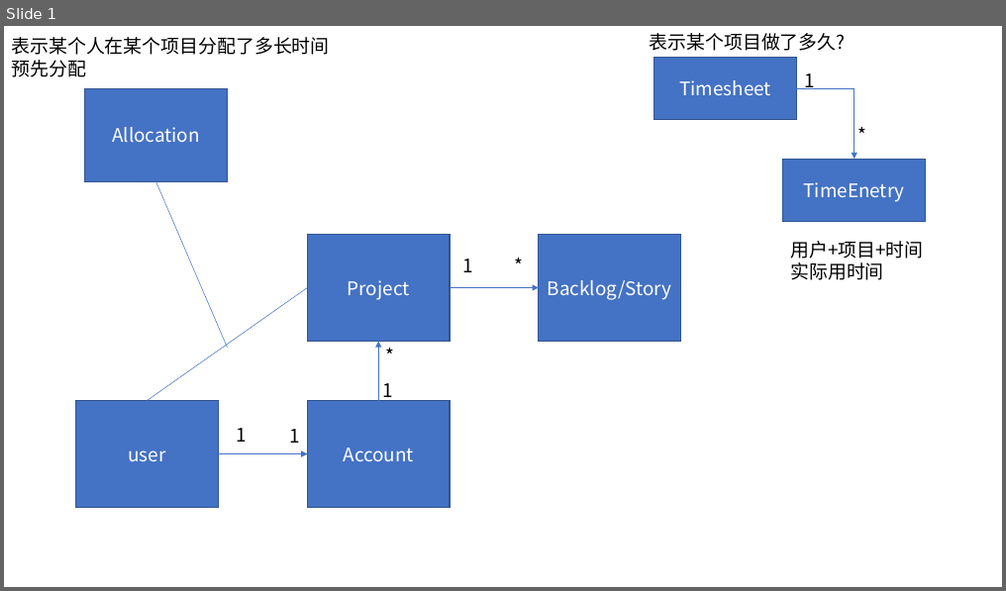
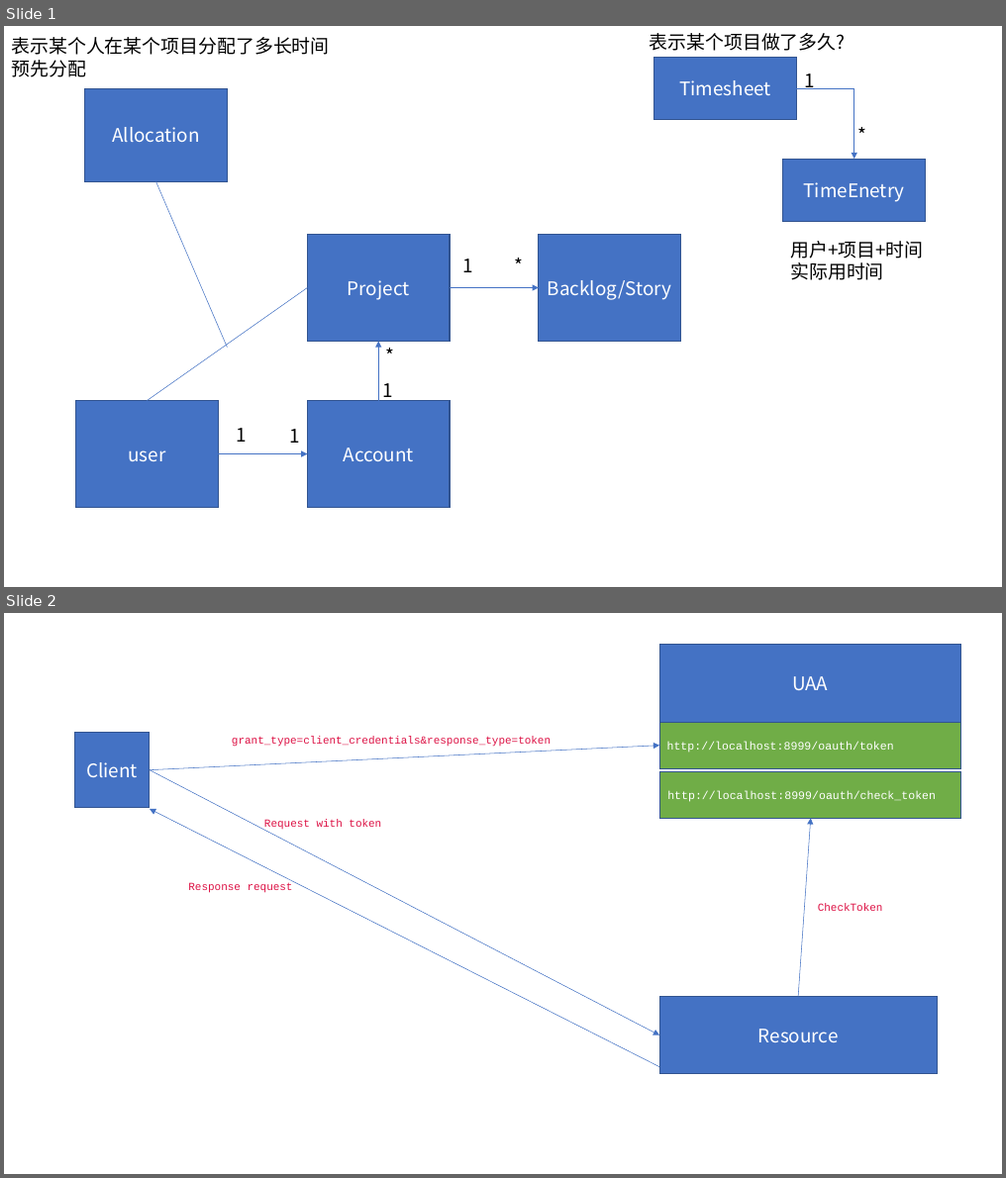
Before and after one commit to tobato/pal-tracker-distributed, a slide deck: docs/model.pptx. Shown one above the other, each under a label of ours: slide 1 before the commit, slides 1 and 2 after it. The pictures are 1006x591 and 1006x1178 pixels, drawn with LibreOffice and Linux fonts; fonts in the diff are those of the drawing. Boxes give left, top, right and bottom in pixels: in the first picture for what was removed or moved away, otherwise in the second. Text is boxed around its words. In the diff, an @@ line names an element or a change of style, - is before the commit and + after.

```diff
--- a/docs/model.pptx
+++ b/docs/model.pptx
@@ slide 2 added at (x1=4, y1=613, x2=1002, y2=1174), background #FFFFFF @@
@@ rectangle added at (x1=659, y1=645, x2=961, y2=722), fill #4472C4, outline #325491 1 pt, 18 pt, text #FFFFFF @@
+UAA
@@ rectangle added at (x1=659, y1=722, x2=961, y2=768), fill #70AD47, outline #325491 1 pt, 11 pt, text #FFFFFF @@
+http://localhost:8999/oauth/token
@@ rectangle added at (x1=74, y1=733, x2=150, y2=808), fill #4472C4, outline #325491 1 pt, 18 pt, text #FFFFFF @@
+Client
@@ arrow added from (150, 770) to (659, 746), #4472C4 0.5 pt @@
@@ text added at (x1=232, y1=737, x2=550, y2=747), 10.5 pt, text #DD1144 @@
+grant_type=client_credentials&response_type=token
@@ arrow added from (150, 770) to (659, 1035), #4472C4 0.5 pt @@
@@ rectangle added at (x1=660, y1=771, x2=961, y2=818), fill #70AD47, outline #325491 1 pt, 11 pt, text #FFFFFF @@
+http://localhost:8999/oauth/check_token
@@ arrow added from (659, 1067) to (150, 809), #4472C4 0.5 pt @@
@@ text added at (x1=264, y1=819, x2=381, y2=830), 10.5 pt, text #DD1144 @@
+Request with token
@@ arrow added from (798, 997) to (811, 818), #4472C4 0.5 pt @@
@@ text added at (x1=188, y1=882, x2=293, y2=893), 10.5 pt, text #DD1144 @@
+Response request
@@ text added at (x1=818, y1=903, x2=883, y2=911), 10.5 pt, text #DD1144 @@
+CheckToken
@@ rectangle added at (x1=659, y1=997, x2=937, y2=1074), fill #4472C4, outline #325491 1 pt, 18 pt, text #FFFFFF @@
+Resource
```
Also in this commit, not shown: 3 other files.
